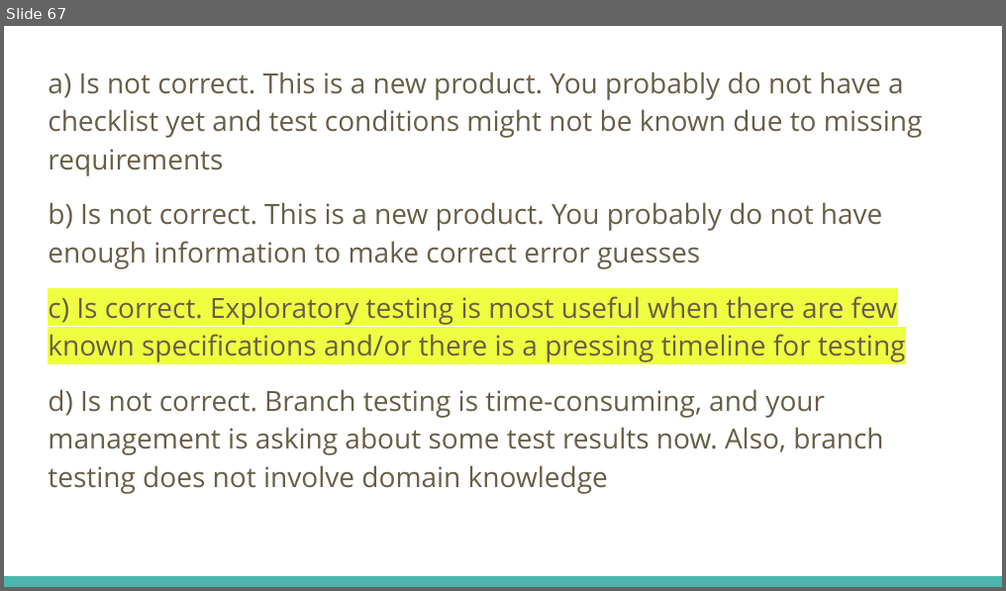
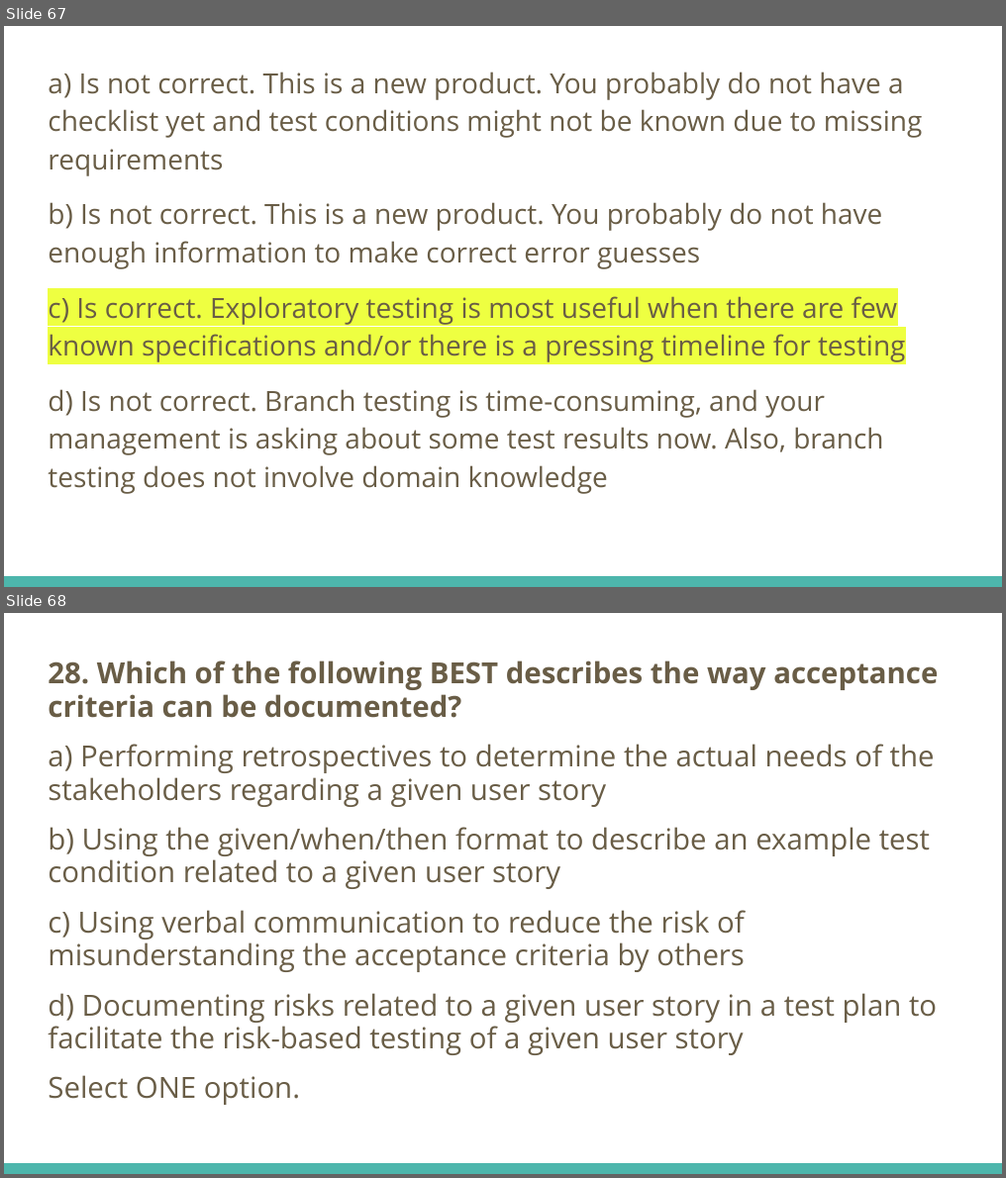
Before and after one commit to fawadmalik/istqb, a slide deck: ISTQB Foundation Level Preparation.pptx. Shown one above the other, each under a label of ours: slide 67 before the commit, slides 67 and 68 after it. The pictures are 1006x591 and 1006x1178 pixels, drawn with LibreOffice and Linux fonts; fonts in the diff are those of the drawing. Boxes give left, top, right and bottom in pixels: in the first picture for what was removed or moved away, otherwise in the second. Text is boxed around its words. In the diff, an @@ line names an element or a change of style, - is before the commit and + after.

```diff
--- a/ISTQB Foundation Level Preparation.pptx
+++ b/ISTQB Foundation Level Preparation.pptx
@@ slide 68 added at (4, 613, 1002, 1174), background #FFFFFF; not listed: 1 template element that a slide beside it also shows @@
@@ text added at (48, 661, 938, 1105), 21 pt, text #695D46 @@
+28. Which of the following BEST describes the way acceptance criteria can be documented?
+a) Performing retrospectives to determine the actual needs of the stakeholders regarding a given user story
+b) Using the given/when/then format to describe an example test condition related to a given user story
+c) Using verbal communication to reduce the risk of misunderstanding the acceptance criteria by others
+d) Documenting risks related to a given user story in a test plan to facilitate the risk-based testing of a given user story
+Select ONE option.
```
Also in this commit, not shown: 6 other slides added.
